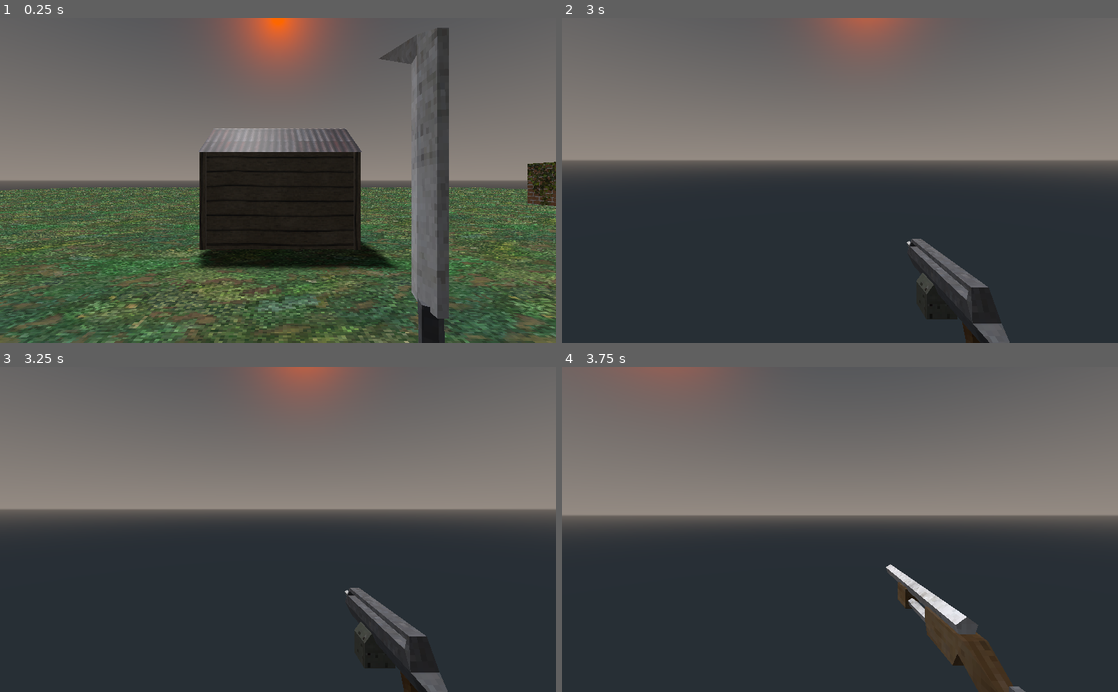
Above: before the commit, frames 1-4 (two rows, left to right).
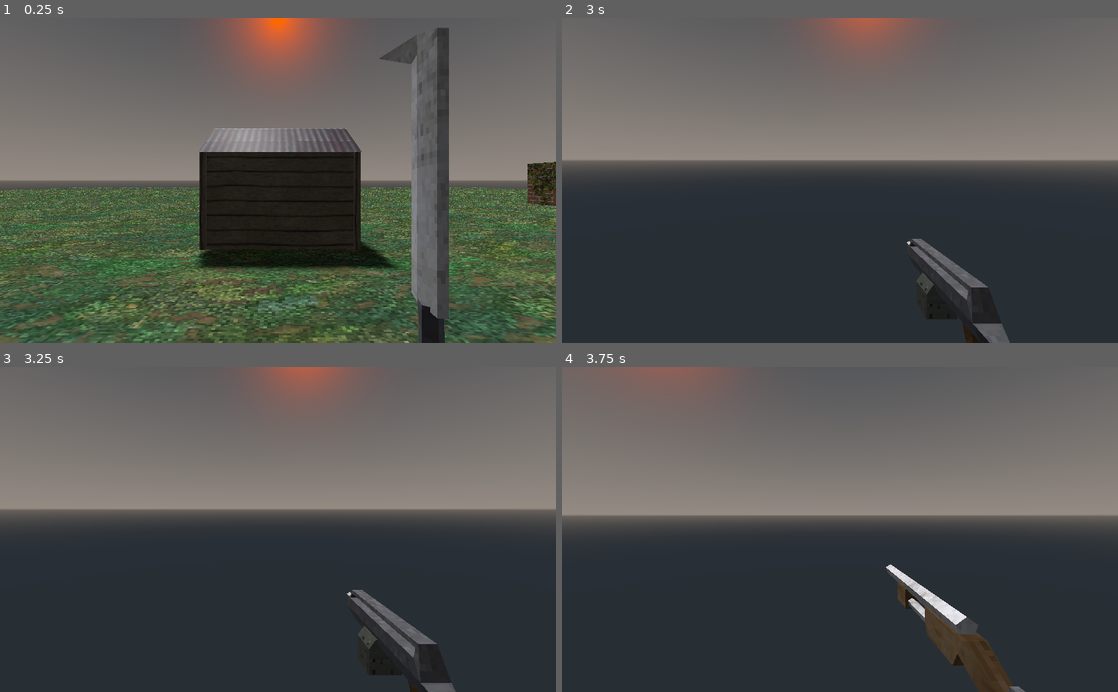
Above: after the commit, the same moments.

Repository: ikilinc1/-Godot-Engine-Retro-3D-FPS
Game: Godot game, scene res://World.tscn
The game is run twice, just before and just after one commit, with the same random seed, the same clock (stepped at 60 frames per second) and the same inputs.
Inputs (mouse positions are in pixels of both pictures, inside the frame that each line leads up to):
- Up to frame 1 (0.25 s): no input
- Up to frame 2 (3 s): tap Enter at 0.5, 2.75 s; move the mouse to (867, 180) at 0.52 s; press the mouse at (867, 180) at 0.53 s; hold W (move_forwards) from 0.53 s (still down); tap Space (jump) at 0.77, 1.52, 2 s; move the mouse to (812, 180) at 1.27 s; release the mouse at (812, 180) at 1.28 s; click (812, 180) at 1.35 s; move the mouse to (851, 174) at 2.02 s; press the mouse at (851, 174) at 2.03 s; tap 1 at 2.1 s; move the mouse to (834, 187) at 2.77 s; release the mouse at (834, 187) at 2.78 s; tap 2 at 2.85 s
- Up to frame 3 (3.25 s): keep holding W (move_forwards); tap Space (jump) at 3.02 s; click (272, 536) at 3.05 s
- Up to frame 4 (3.75 s): keep holding W (move_forwards); move the mouse to (878, 532) at 3.52 s; press the mouse at (878, 532) at 3.53 s; tap 3 at 3.6 s

Frames 1-2 are identical in both runs. In frame 3, 0.6% of the frame differs, in the area x 62-82%, y 67-100%; in frame 4, nothing differs.

Commit message:
added weapon script and connected

Diff:
--- a/Retro-3D-FPS/characters/player/Player.gd
+++ b/Retro-3D-FPS/characters/player/Player.gd
@@ -18,7 +18,7 @@
 onready var camera = $Camera
 onready var character_mover = $CharacterMover
 onready var health_manager = $HealthManager
-onready var weapon_Manager = $Camera/WeaponManager
+onready var weapon_manager = $Camera/WeaponManager
 
 var dead = false
 
@@ -27,6 +27,7 @@
 	character_mover.init(self)
 	health_manager.init()
 	health_manager.connect("dead", self, "kill")
+	weapon_manager.init($Camera/FirePoint, [self])
 
 func _process(_delta):
 	if Input.is_action_just_pressed("exit"):
@@ -48,6 +49,7 @@
 	if Input.is_action_just_pressed("jump"):
 		character_mover.jump()
 
+	weapon_manager.attack(Input.is_action_just_pressed("attack"), Input.is_action_pressed("attack"))
 
 
 func _input(event):
@@ -57,12 +59,12 @@
 		camera.rotation_degrees.x = clamp(camera.rotation_degrees.x, -90, 90)
 	if event is InputEventKey and event.pressed:
 		if event.scancode in hotkeys:
-			weapon_Manager.switch_to_weapon_slot(hotkeys[event.scancode])
+			weapon_manager.switch_to_weapon_slot(hotkeys[event.scancode])
 	if event is InputEventMouseButton and event.pressed:
 		if event.button_index == BUTTON_WHEEL_DOWN:
-			weapon_Manager.switch_to_next_weapon()
+			weapon_manager.switch_to_next_weapon()
 		if event.button_index == BUTTON_WHEEL_UP:
-			weapon_Manager.switch_to_last_weapon()
+			weapon_manager.switch_to_last_weapon()
 
 func hurt(damage, dir):
 	health_manager.hurt(damage, dir)
--- a/Retro-3D-FPS/characters/player/Player.tscn
+++ b/Retro-3D-FPS/characters/player/Player.tscn
@@ -8,6 +8,8 @@
 [ext_resource path="res://weapons/shotgun.glb" type="PackedScene" id=6]
 [ext_resource path="res://weapons/machinegun.glb" type="PackedScene" id=7]
 [ext_resource path="res://weapons/machete.glb" type="PackedScene" id=8]
+[ext_resource path="res://weapons/HitScanBulletEmitter.tscn" type="PackedScene" id=9]
+[ext_resource path="res://weapons/Weapon.gd" type="Script" id=10]
 
 [sub_resource type="CapsuleShape" id=1]
 radius = 0.5
@@ -136,7 +138,7 @@
 "times": PoolRealArray( 0, 0.2 ),
 "transitions": PoolRealArray( 1, 1 ),
 "update": 0,
-"values": [ Vector3( 0, 0, 0.1 ), Vector3( 0, 0, 0 ) ]
+"values": [ Vector3( 0, 0, 0.07 ), Vector3( 0, 0, 0 ) ]
 }
 
 [sub_resource type="Animation" id=7]
@@ -354,6 +356,7 @@
 
 [node name="Machete" type="Spatial" parent="Camera/WeaponManager/Weapons"]
 transform = Transform( 1, 0, 0, 0, 1, 0, 0, 0, 1, 0.0952334, -0.059131, 0.355746 )
+visible = false
 
 [node name="Graphics" type="Spatial" parent="Camera/WeaponManager/Weapons/Machete"]
 transform = Transform( 1, 0, 0, 0, 1, 0, 0, 0, 1, 0, 0, 0 )
@@ -369,7 +372,8 @@
 
 [node name="MachineGun" type="Spatial" parent="Camera/WeaponManager/Weapons"]
 transform = Transform( 1, 0, 0, 0, 1, 0, 0, 0, 1, 0.105916, -0.0788125, 0.316466 )
-visible = false
+script = ExtResource( 10 )
+automatic = true
 
 [node name="Graphics" type="Spatial" parent="Camera/WeaponManager/Weapons/MachineGun"]
 
@@ -382,6 +386,11 @@
 anims/attack = SubResource( 6 )
 anims/idle = SubResource( 7 )
 
+[node name="BulletEmitters" type="Spatial" parent="Camera/WeaponManager/Weapons/MachineGun"]
+
+[node name="HitScanBulletEmitter" parent="Camera/WeaponManager/Weapons/MachineGun/BulletEmitters" instance=ExtResource( 9 )]
+transform = Transform( 1, 0, 0, 0, 1, 0, 0, 0, 1, 0, 0.0312446, -0.1923 )
+
 [node name="Shotgun" type="Spatial" parent="Camera/WeaponManager/Weapons"]
 transform = Transform( 1, 0, 0, 0, 1, 0, 0, 0, 1, 0.0621646, -0.013283, 0.405079 )
 visible = false
@@ -412,6 +421,9 @@
 anims/attack = SubResource( 12 )
 anims/idle = SubResource( 13 )
 
+[node name="FirePoint" type="Spatial" parent="Camera"]
+transform = Transform( 1, 0, 0, 0, 1, 0, 0, 0, 1, 0, 0, -0.135601 )
+
 [node name="CharacterMover" type="Spatial" parent="."]
 script = ExtResource( 2 )
 max_speed = 100
--- a/Retro-3D-FPS/characters/player/WeaponManager.gd
+++ b/Retro-3D-FPS/characters/player/WeaponManager.gd
@@ -11,9 +11,23 @@
 onready var weapons = $Weapons.get_children()
 var cur_slot = 0
 var cur_weapon = null
+var fire_point : Spatial
+var bodies_to_exlude: Array = []
 
 func _ready():
 	pass
+
+func init(_fire_point: Spatial, _bodies_to_exclude: Array):
+	fire_point = _fire_point
+	bodies_to_exlude = _bodies_to_exclude
+	for weapon in weapons:
+		if weapon.has_method("init"):
+			weapon.init(fire_point, _bodies_to_exclude)
+	switch_to_weapon_slot(WEAPON_SLOTS.MACHETE)
+
+func attack(attack_input_just_pressed: bool, attack_input_held: bool):
+	if cur_weapon.has_method("attack"):
+		cur_weapon.attack(attack_input_just_pressed, attack_input_held)
 
 func switch_to_next_weapon():
 	cur_slot = (cur_slot + 1) % slots_unlocked.size()
--- a/Retro-3D-FPS/project.godot
+++ b/Retro-3D-FPS/project.godot
@@ -70,6 +70,11 @@
 "events": [ Object(InputEventKey,"resource_local_to_scene":false,"resource_name":"","device":0,"alt":false,"shift":false,"control":false,"meta":false,"command":false,"pressed":false,"scancode":16777217,"physical_scancode":0,"unicode":0,"echo":false,"script":null)
  ]
 }
+attack={
+"deadzone": 0.5,
+"events": [ Object(InputEventMouseButton,"resource_local_to_scene":false,"resource_name":"","device":0,"alt":false,"shift":false,"control":false,"meta":false,"command":false,"button_mask":0,"position":Vector2( 0, 0 ),"global_position":Vector2( 0, 0 ),"factor":1.0,"button_index":1,"pressed":false,"doubleclick":false,"script":null)
+ ]
+}
 
 [layer_names]
 
--- a/Retro-3D-FPS/weapons/HitScanBulletEmitter.gd
+++ b/Retro-3D-FPS/weapons/HitScanBulletEmitter.gd
@@ -23,6 +23,11 @@
 		get_tree().get_root().add_child(hit_effect_inst)
 		hit_effect_inst.global_transform.origin = result.position
 
+		var children : Array = hit_effect_inst.get_children()
+		for child in children:
+			if child is Particles:
+				child.emitting = true
+
 		if result.normal.angle_to(Vector3.UP) < 0.00005:
 			return
 		if result.normal.angle_to(Vector3.DOWN) < 0.00005:
--- /dev/null
+++ b/Retro-3D-FPS/weapons/Weapon.gd
@@ -0,0 +1,71 @@
+extends Spatial
+
+onready var anim_player = $AnimationPlayer
+onready var bullet_emitters_base : Spatial = $BulletEmitters
+onready var bullet_emitters = $BulletEmitters.get_children()
+
+export var automatic = false
+
+var fire_point : Spatial
+var bodies_to_exlude: Array = []
+
+export var damage = 5
+export var ammo = 30
+
+export var attack_rate = 0.2
+var attack_timer : Timer
+var can_attack = true
+
+signal fired
+signal out_of_ammo
+
+func _ready():
+	attack_timer = Timer.new()
+	attack_timer.wait_time = attack_rate
+	attack_timer.connect("timeout", self, "finish_attack")
+	attack_timer.one_shot = true
+	add_child(attack_timer)
+
+func init(_fire_point: Spatial, _bodies_to_exclude: Array):
+	fire_point = _fire_point
+	bodies_to_exlude = _bodies_to_exclude
+	for bullet_emitter in bullet_emitters:
+		bullet_emitter.set_damage(damage)
+		bullet_emitter.set_bodies_to_exclude(bodies_to_exlude)
+
+func attack(attack_input_just_pressed: bool, attack_input_held: bool):
+	if !can_attack:
+		return
+	if automatic and !attack_input_held:
+		return
+	elif !automatic and !attack_input_just_pressed:
+		return
+
+	if ammo == 0:
+		if attack_input_just_pressed:
+			emit_signal("out_of_ammo")
+		return
+
+	if ammo > 0:
+		ammo -= 1
+
+	var start_transform = bullet_emitters_base.global_transform
+	bullet_emitters_base.global_transform = fire_point.global_transform
+	for bullet_emitter in bullet_emitters:
+		bullet_emitter.fire()
+	bullet_emitters_base.global_transform = start_transform
+	anim_player.stop()
+	anim_player.play("attack")
+	emit_signal("fired")
+	can_attack = false
+	attack_timer.start()
+
+func finish_attack():
+	can_attack = true
+
+func set_active():
+	show()
+
+func set_inactive():
+	anim_player.play("idle")
+	hide()
Not shown: 1 places in Retro-3D-FPS/characters/player/Player.tscn that only renumber resources
